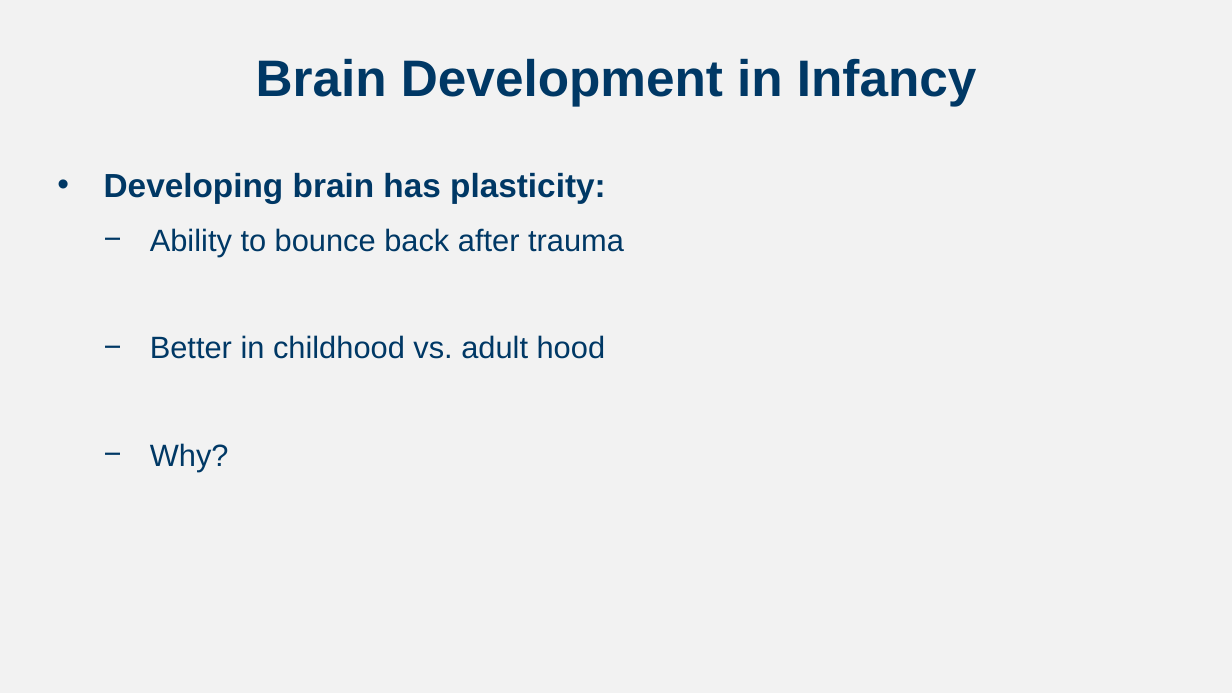
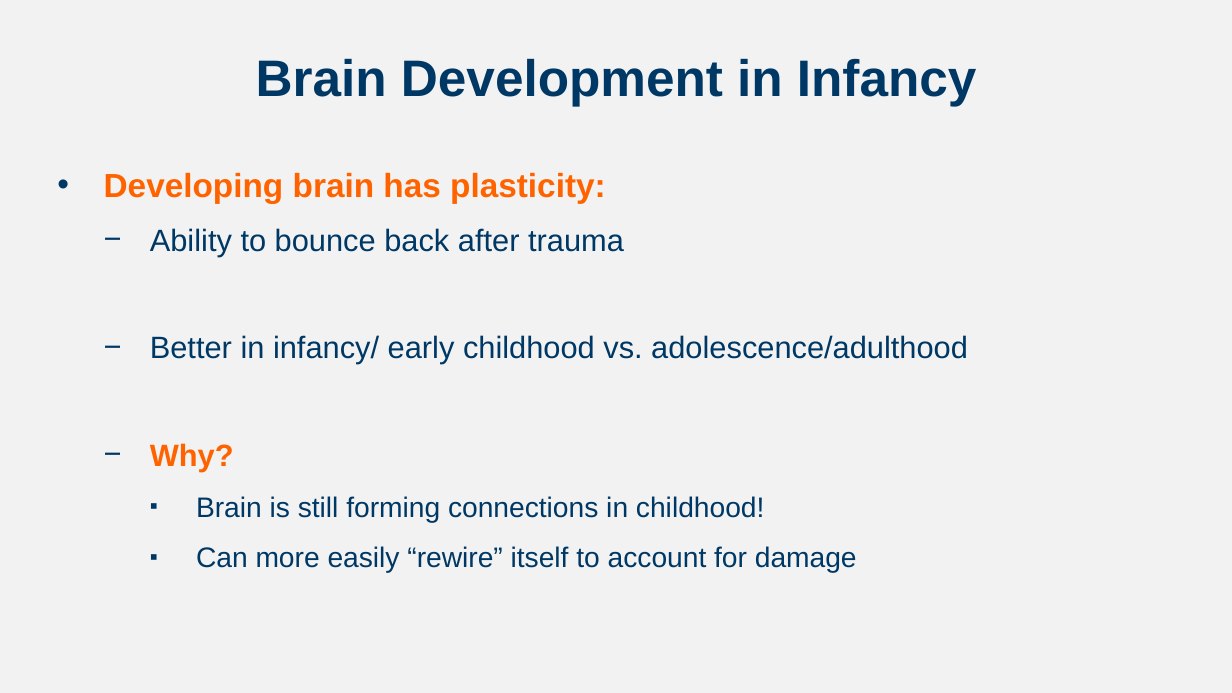
Before and after one commit to npm27/Teaching-Materials, a slide deck: slide 9 of Developmental Fall 23/Slides/Chapter 4.pptx (slide 8 before the commit). Drawn at 1232x693 pixels with LibreOffice and Linux fonts; fonts in the diff are those of the drawing. Boxes give left, top, right and bottom in pixels: in the first picture for what was removed or moved away, otherwise in the second. Text is boxed around its words. In the diff, an @@ line names an element or a change of style, - is before the commit and + after.

```diff
--- a/Developmental Fall 23/Slides/Chapter 4.pptx
+++ b/Developmental Fall 23/Slides/Chapter 4.pptx
@@ text at bbox=[104, 172, 606, 471]: text colour #003865 to #FF6300 in "Developing brain has plasticity:", "Why?"; bold on in "Why?" @@
@@ text at bbox=[150, 335, 968, 364]: text changed @@
-  − Better in childhood vs. adult hood
+  − Better in infancy/ early childhood vs. adolescence/adulthood
@@ text at bbox=[196, 496, 857, 573]: paragraphs added @@
+    ▪ Brain is still forming connections in childhood!
+    ▪ Can more easily “rewire” itself to account for damage
```
Also in this commit, not shown: 23 other slides changed, 3 slides added, 1 slide removed, 4 other files.
